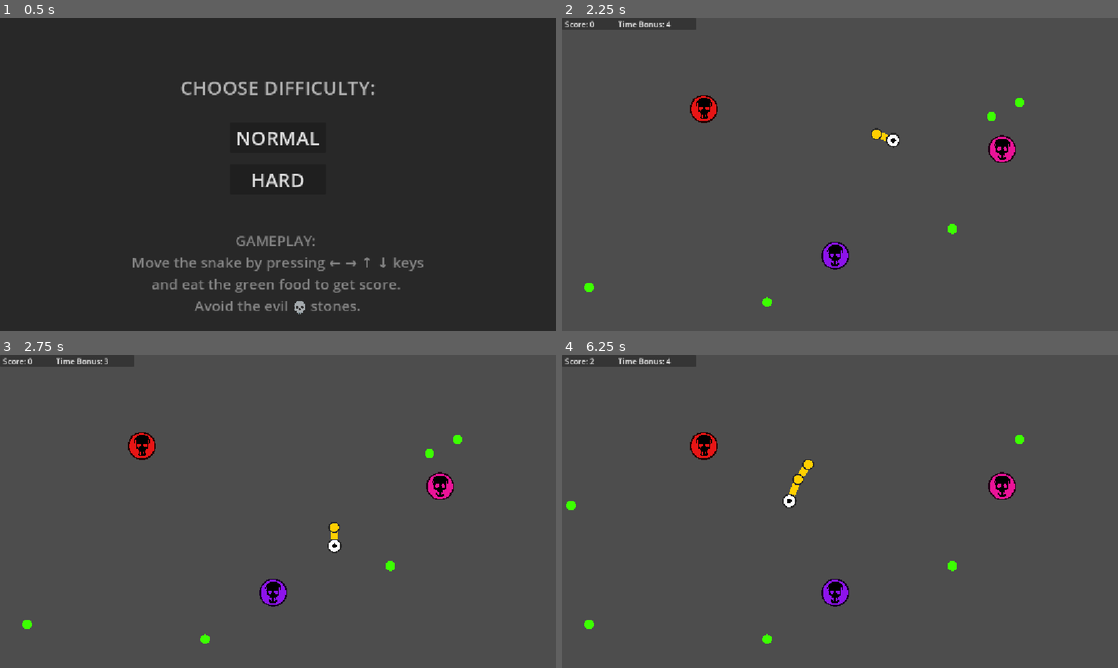
Above: before the commit, frames 1-4 (two rows, left to right).
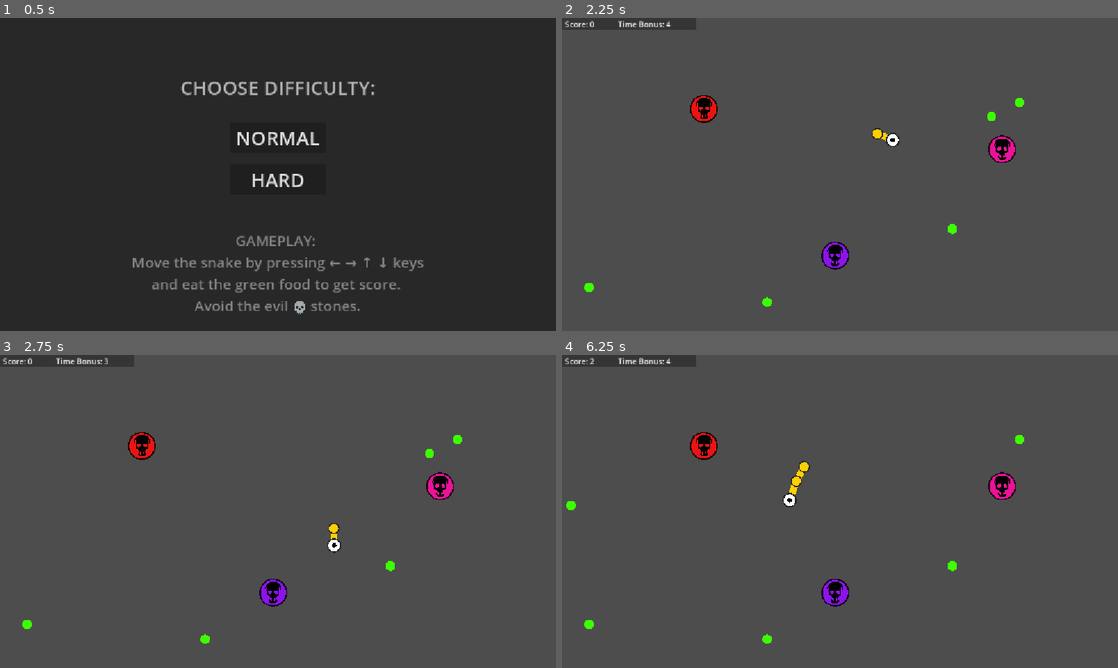
Above: after the commit, the same moments.

Repository: zett42/Physnake
Game: Godot game, scene res://ui/start.tscn
The game is run twice, just before and just after one commit, with the same random seed, the same clock (stepped at 60 frames per second) and the same inputs.
Inputs:
- Up to frame 1 (0.5 s): no input
- Up to frame 2 (2.25 s): click "NORMAL" at 0.5 s; tap Enter at 1.25 s; hold Right (move_right) 1.28-2.03 s; hold Down (move_down) from 2.03 s (still down)
- Up to frame 3 (2.75 s): keep holding Down (move_down)
- Up to frame 4 (6.25 s): release Down (move_down) at 2.78 s; hold Right (move_right) 2.78-3.53 s; hold Up (move_up) 3.53-4.28 s; hold Left (move_left) 4.28-5.78 s; hold Down (move_down) from 5.78 s (still down)

Frame 1 is identical in both runs. In frame 2, less than 0.1% of the frame differs, in the area x 55-61%, y 35-42%; in frame 3, less than 0.1%; in frame 4, 0.1%, in the area x 39-46%, y 33-49%.

Commit message:
Adjust joint stiffness

Diff:
--- a/components/snake_joint.tscn
+++ b/components/snake_joint.tscn
@@ -1,12 +1,13 @@
 [gd_scene load_steps=2 format=3 uid="uid://c5fvr38o2bp78"]
 
-[ext_resource type="Script" path="res://components/snake_joint.gd" id="1_bw66t"]
+[ext_resource type="Script" uid="uid://b3t6gmsrjd0gj" path="res://components/snake_joint.gd" id="1_bw66t"]
 
 [node name="SnakeJoint" type="DampedSpringJoint2D" groups=["separable_joint"]]
 top_level = true
 disable_collision = false
 length = 30.0
 rest_length = 25.0
+stiffness = 30.0
 damping = 0.1
 script = ExtResource("1_bw66t")
 
